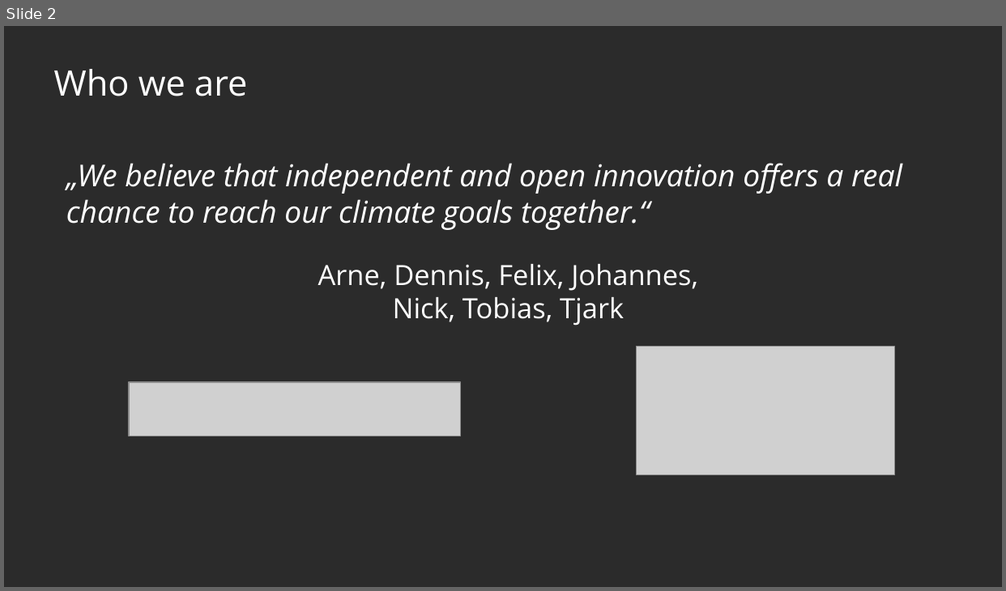
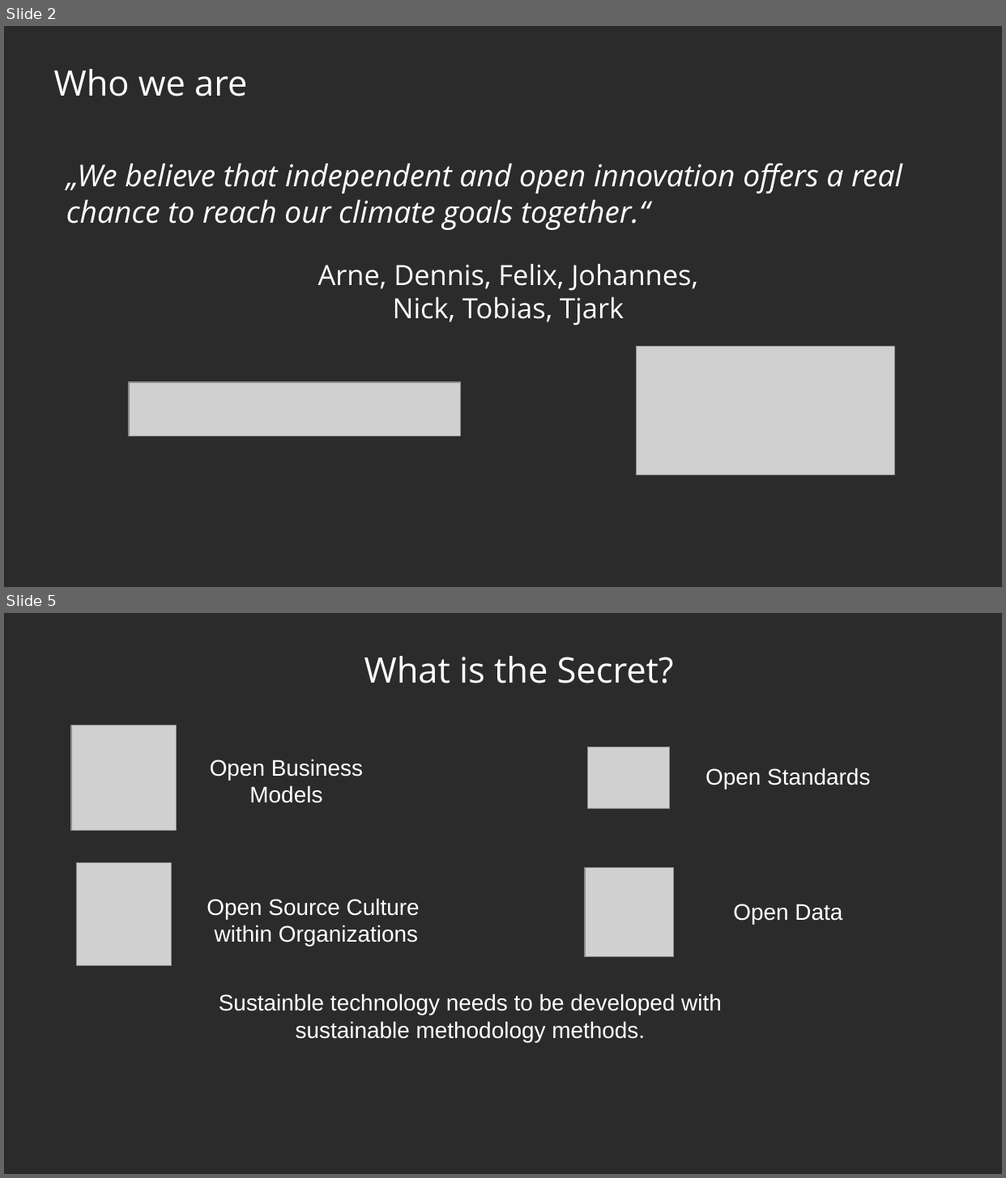
Before and after one commit to protontypes/documents, a slide deck: slides/2020-10-27_protontypes_GeneralSlides_R02.odp. Shown one above the other, each under a label of ours: slide 2 before the commit, slides 2 and 5 after it; the slides between them are not shown. The pictures are 1006x591 and 1006x1178 pixels, drawn with LibreOffice and Linux fonts; fonts in the diff are those of the drawing; grey boxes stand for pictures; background and template pictures are left out; a plain dark background stands for a picture behind light text. Boxes give left, top, right and bottom in pixels: in the first picture for what was removed or moved away, otherwise in the second. Text is boxed around its words. In the diff, an @@ line names an element or a change of style, - is before the commit and + after.

```diff
--- a/slides/2020-10-27_protontypes_GeneralSlides_R02.odp
+++ b/slides/2020-10-27_protontypes_GeneralSlides_R02.odp
@@ slide 5 added at (4,613,1002,1174), background picture (left out) @@
@@ title added at (364,656,674,683), 28 pt, text #FFFFFF @@
+What is the Secret?
@@ picture added at (71,726,176,830) @@
@@ picture added at (588,747,670,808) @@
@@ text added at (210,759,363,803), 18 pt, text #FFFFFF @@
+Open Business Models
@@ text added at (705,768,870,789), 18 pt, text #FFFFFF @@
+Open Standards
@@ picture added at (76,863,172,966) @@
@@ picture added at (586,868,674,957) @@
@@ text added at (206,898,420,947), 18 pt, text #FFFFFF @@
+Open Source Culture
+within Organizations
@@ text added at (733,904,842,925), 18 pt, text #FFFFFF @@
+Open Data
@@ text added at (219,994,722,1042), 18 pt, text #FFFFFF @@
+Sustainble technology needs to be developed with sustainable methodology methods.
```
Also in this commit, not shown: 5 slides changed, 3 other slides added, 3 slides removed, 2 other files.
